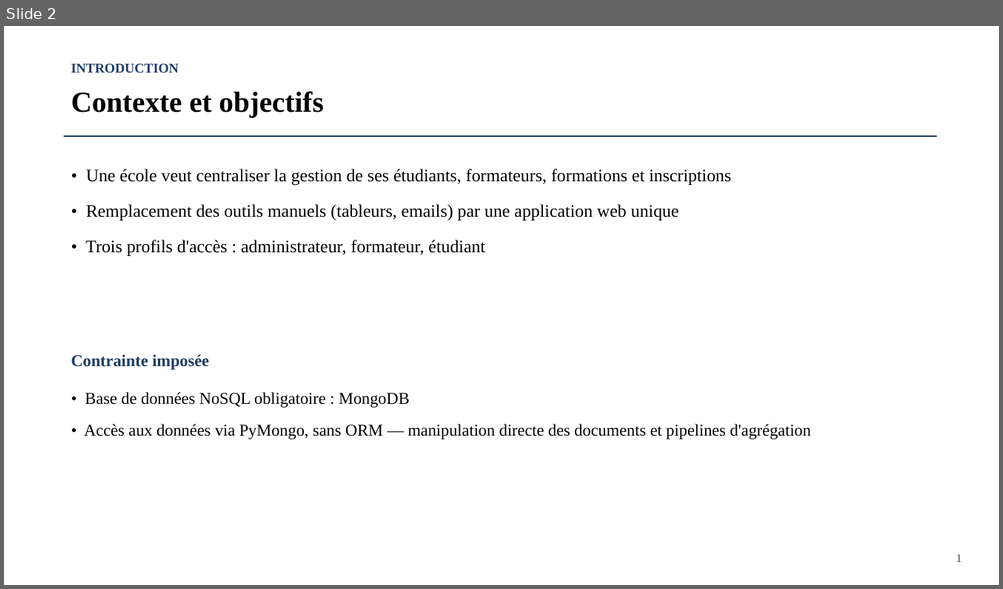
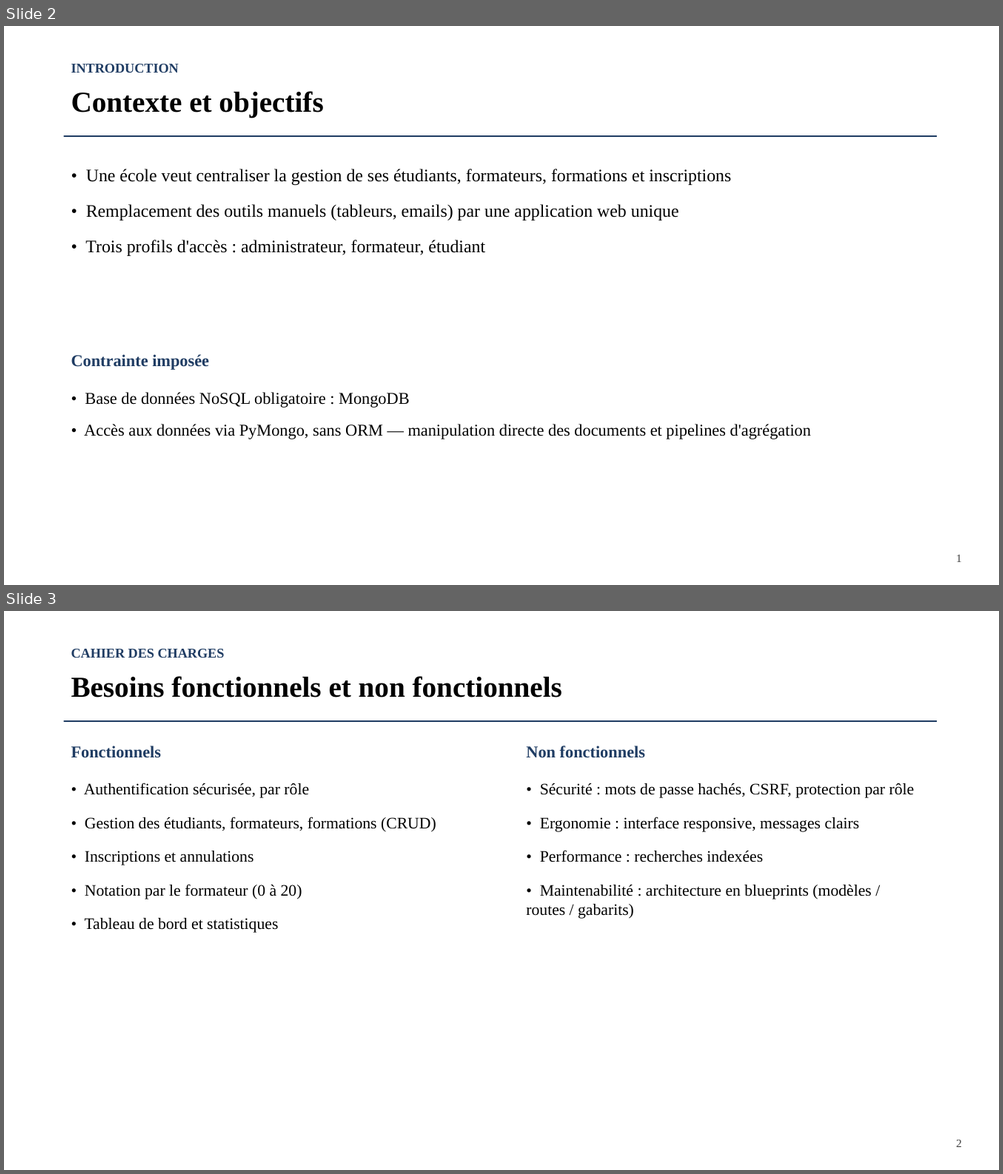
Before and after one commit to ASapAbro/E-Educ, a slide deck: complet/report/Presentation_Projet_Gestion_Formations.pptx. Shown one above the other, each under a label of ours: slide 2 before the commit, slides 2 and 3 after it. The pictures are 1003x589 and 1003x1174 pixels, drawn with LibreOffice and Linux fonts; fonts in the diff are those of the drawing. Boxes give left, top, right and bottom in pixels: in the first picture for what was removed or moved away, otherwise in the second. Text is boxed around its words. In the diff, an @@ line names an element or a change of style, - is before the commit and + after.

Commit message:
Ajout des besoins fonctionnels/non fonctionnels, simplification des slides BDD
Ajoute une slide "Besoins fonctionnels et non fonctionnels" (cahier des
charges) juste après le contexte. Simplifie les slides couche modèle,
pipelines d'agrégation et aperçu de la base pour être plus légères à
présenter à l'oral (moins de texte, un seul exemple de code par slide).

```diff
--- a/complet/report/Presentation_Projet_Gestion_Formations.pptx
+++ b/complet/report/Presentation_Projet_Gestion_Formations.pptx
@@ slide 3 added at (4,611,999,1170), background #FFFFFF @@
@@ text added at (71,649,225,658), 13 pt, text #1F3C63, bold @@
+CAHIER DES CHARGES
@@ text added at (71,676,562,698), 28 pt, text #000000, bold @@
+Besoins fonctionnels et non fonctionnels
@@ rectangle added at (64,721,936,722), fill #1F3C63 @@
@@ text added at (71,746,162,758), 16 pt, text #1F3C63, bold @@
+Fonctionnels
@@ text added at (526,746,645,758), 16 pt, text #1F3C63, bold @@
+Non fonctionnels
@@ text added at (84,783,436,933), 15.5 pt, text #000000 @@
+• Authentification sécurisée, par rôle
+• Gestion des étudiants, formateurs, formations (CRUD)
+• Inscriptions et annulations
+• Notation par le formateur (0 à 20)
+• Tableau de bord et statistiques
@@ text added at (526,783,914,919), 15.5 pt, text #000000 @@
+• Sécurité : mots de passe hachés, CSRF, protection par rôle
+• Ergonomie : interface responsive, messages clairs
+• Performance : recherches indexées
+• Maintenabilité : architecture en blueprints (modèles / routes / gabarits)
@@ text added at (956,1140,962,1147), 11 pt, text #404040 @@
+2
```
Also in this commit, not shown: 12 slides changed.
